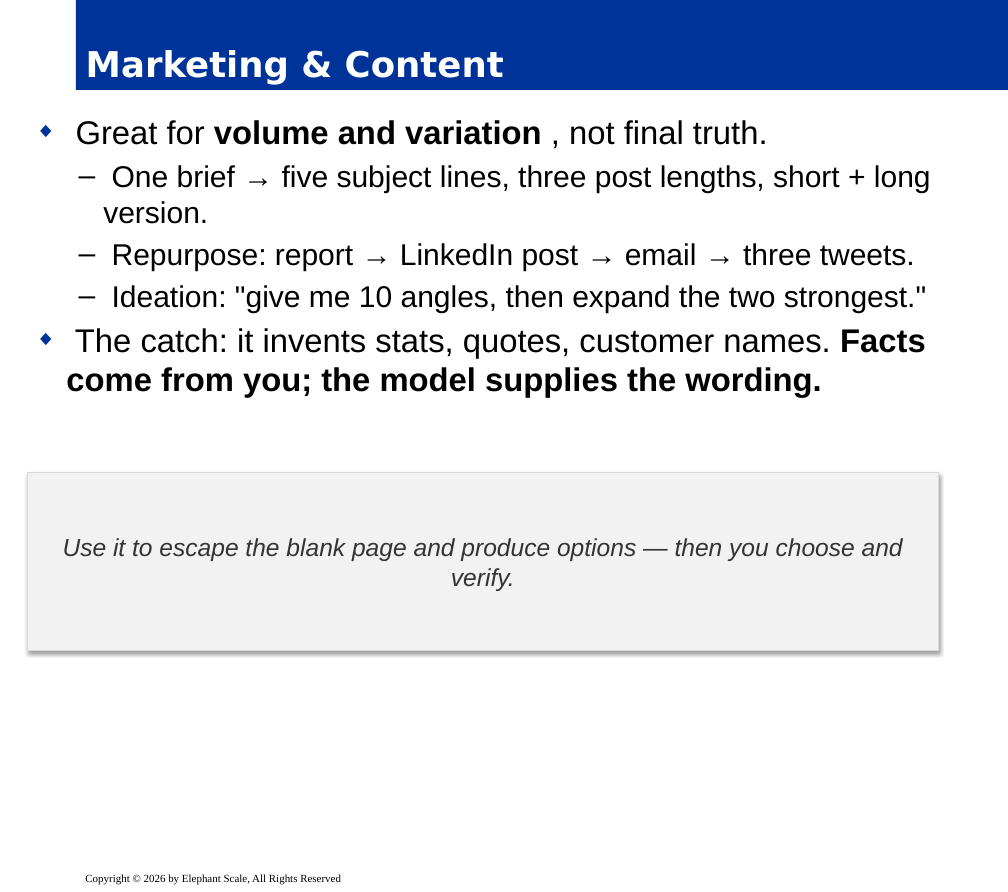
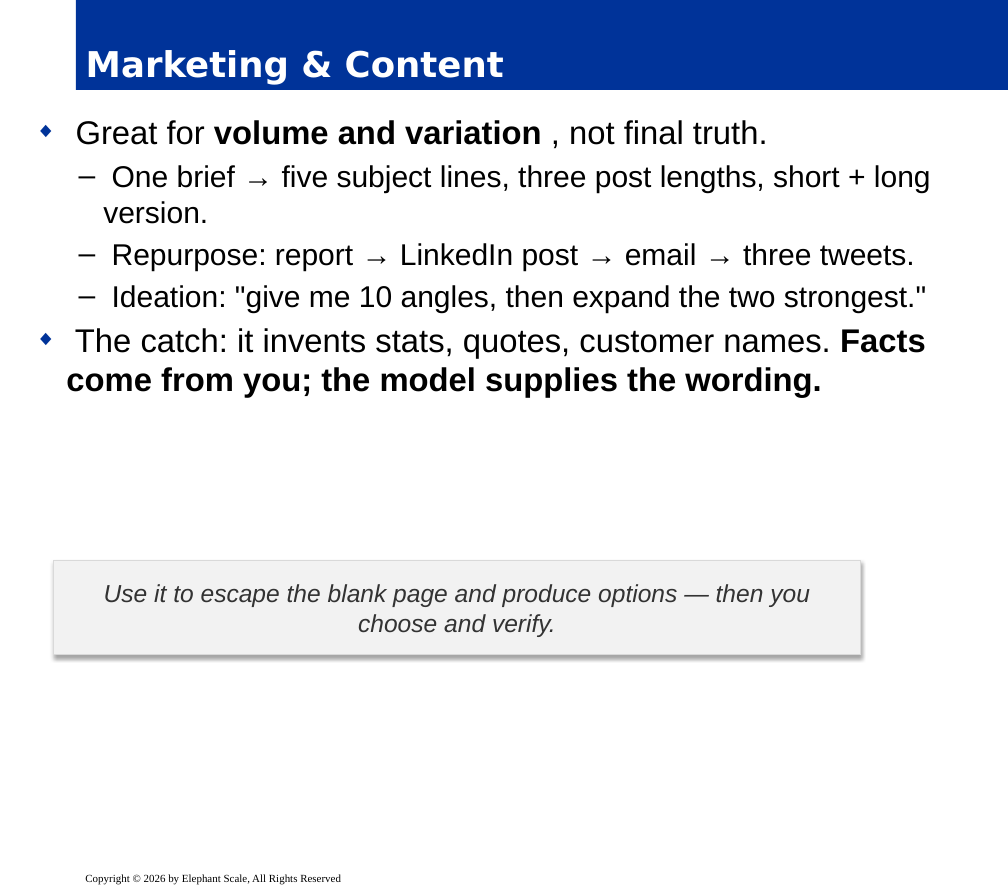
Before and after one commit to elephantscale/Prompt_Engineering_for_Business_Professionals, a slide deck: slide 4 of slides/release/03-business-scenarios.pptx. Drawn at 1008x892 pixels with LibreOffice and Linux fonts; fonts in the diff are those of the drawing; background and template pictures are left out. Boxes give left, top, right and bottom in pixels: in the first picture for what was removed or moved away, otherwise in the second. Text is boxed around its words. In the diff, an @@ line names an element or a change of style, - is before the commit and + after.

```diff
--- a/slides/release/03-business-scenarios.pptx
+++ b/slides/release/03-business-scenarios.pptx
@@ rectangle "Use it to escape the ...": place and size @@
-rectangle "Use it to escape the ..." at (28, 473, 938, 651)
+rectangle "Use it to escape the ..." at (53, 561, 860, 655)
```
Also in this commit, not shown: 6 other slides changed.
